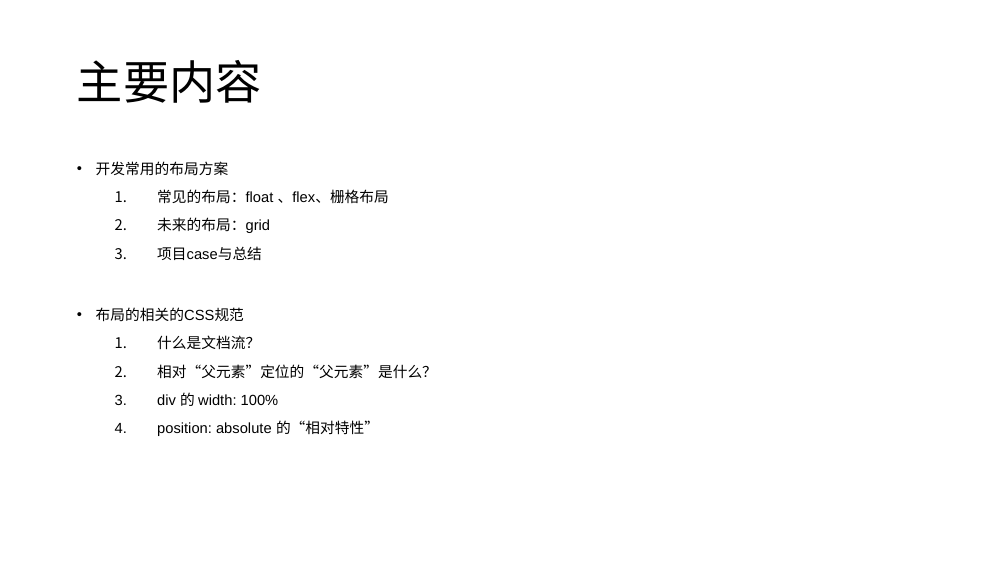
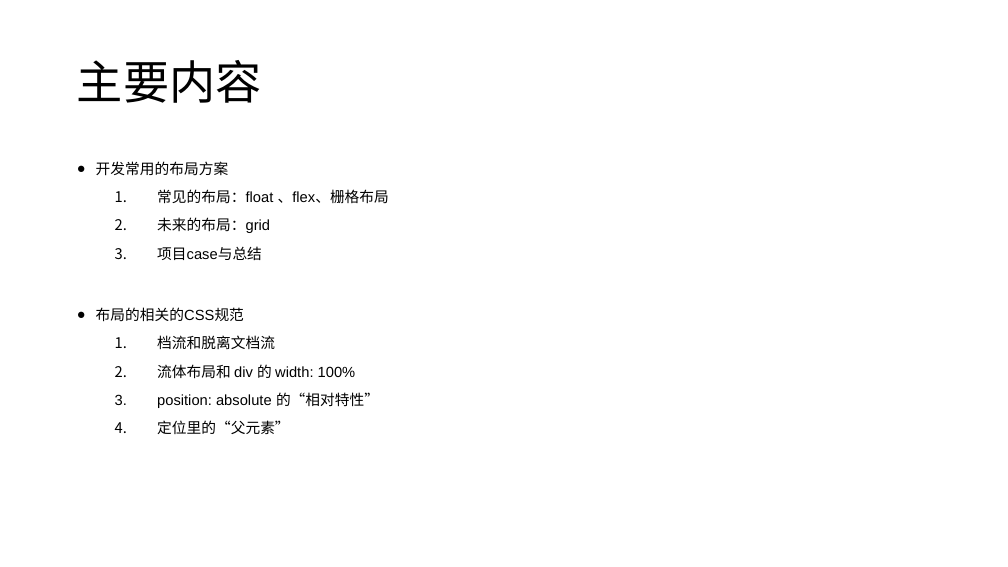
Before and after one commit to FBmm/Frontend-blog, a slide deck: slide 6 of CSS/css分享/css分享 - 常见CSS布局最佳实践.pptx (slide 2 before the commit). Drawn at 1008x567 pixels with LibreOffice and Linux fonts; fonts in the diff are those of the drawing. Boxes give left, top, right and bottom in pixels: in the first picture for what was removed or moved away, otherwise in the second. Text is boxed around its words. In the diff, an @@ line names an element or a change of style, - is before the commit and + after.

```diff
--- a/CSS/css分享/css分享 - 常见CSS布局最佳实践.pptx
+++ b/CSS/css分享/css分享 - 常见CSS布局最佳实践.pptx
@@ text at <box>157,335,356,379</box>: text changed @@
-  1. 什么是文档流？
-  2. 相对“父元素”定位的“父元素”是什么？
-  3. div 的 width: 100%
+  1. 档流和脱离文档流
+  2. 流体布局和 div 的 width: 100%
@@ text at <box>157,420,290,434</box>: paragraph added @@
+  4. 定位里的“父元素”
```
Also in this commit, not shown: 11 other slides changed, 8 slides added, 16 other files.
